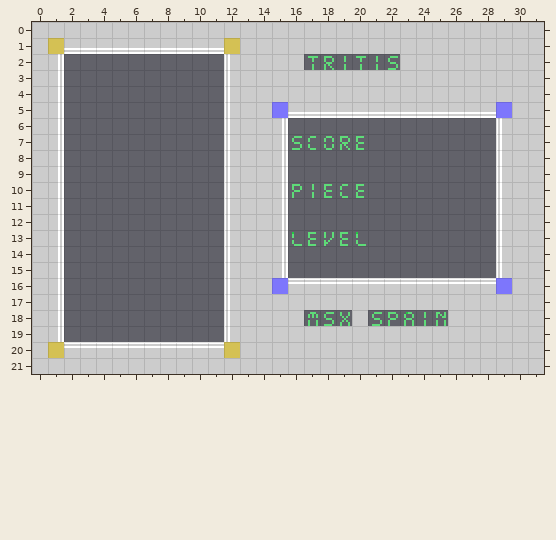
Level history. Tiled map: MSX-C/assets/scene.tmx. Above is the file before it was changed.
Cells are 8x8 px. Shown: x 0..31, y 0..21.
The same view after the edit:
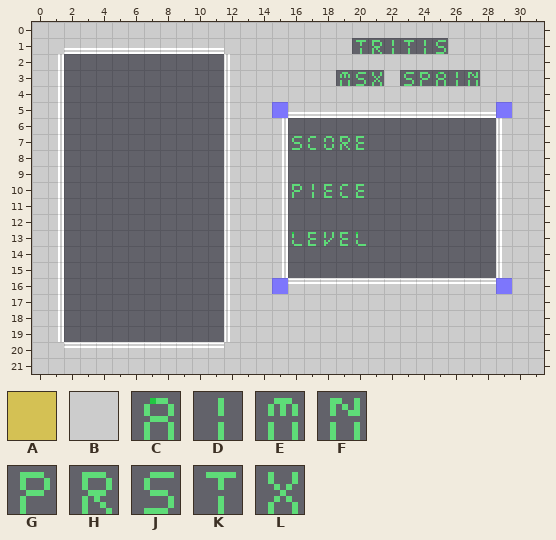
Key: from "tileset": A 13, B 15, C 34, D 41, E 45, F 46, G 48, H 50, J 51, K 52, L 56.
_ is an empty cell.
From old to new:
Layer "Capa de patrones 1":
y 1: x 1 A -> B; x 12 A -> B; x 20..25 BBBBBB -> KHDKDJ
y 2: x 17..22 KHDKDJ -> BBBBBB
y 3: x 19..21 BBB -> EJL; x 23..27 BBBBB -> JGCDF
y 18: x 17..19 EJL -> BBB; x 21..25 JGCDF -> BBBBB
y 20: x 1 A -> B; x 12 A -> B
